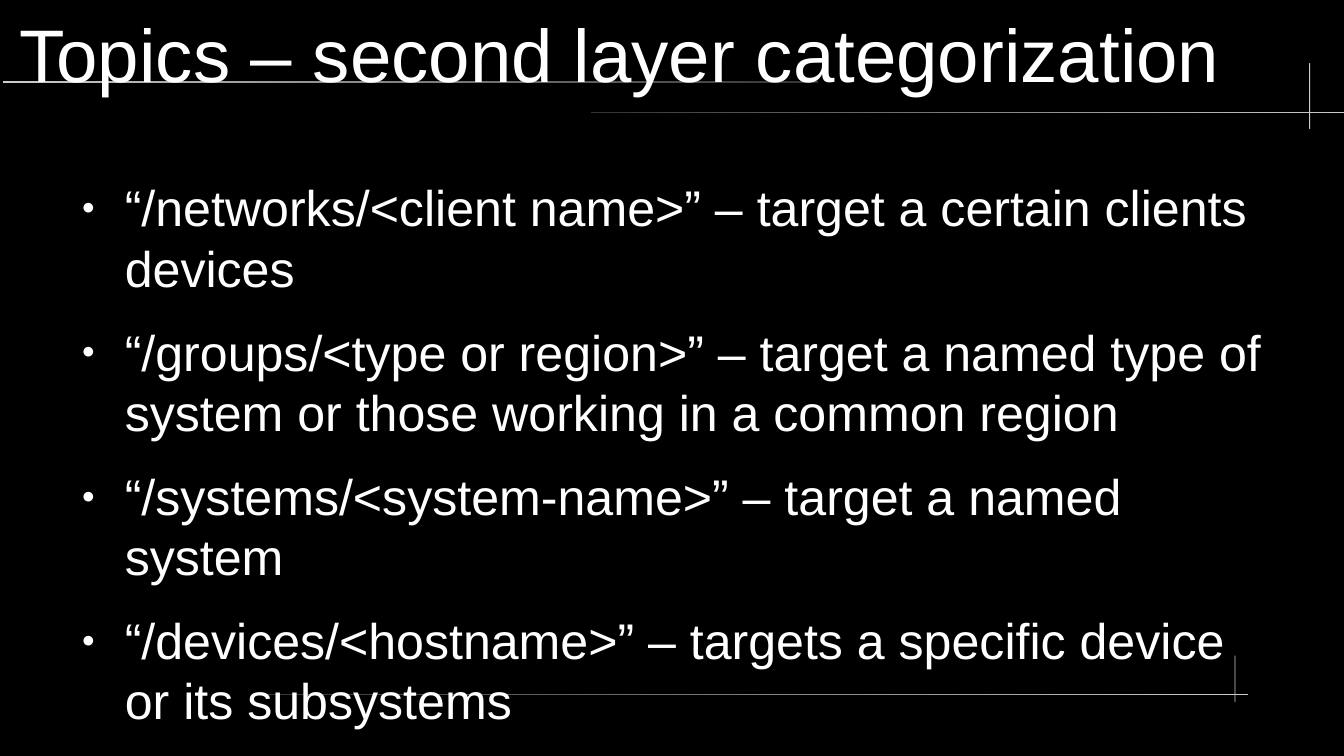
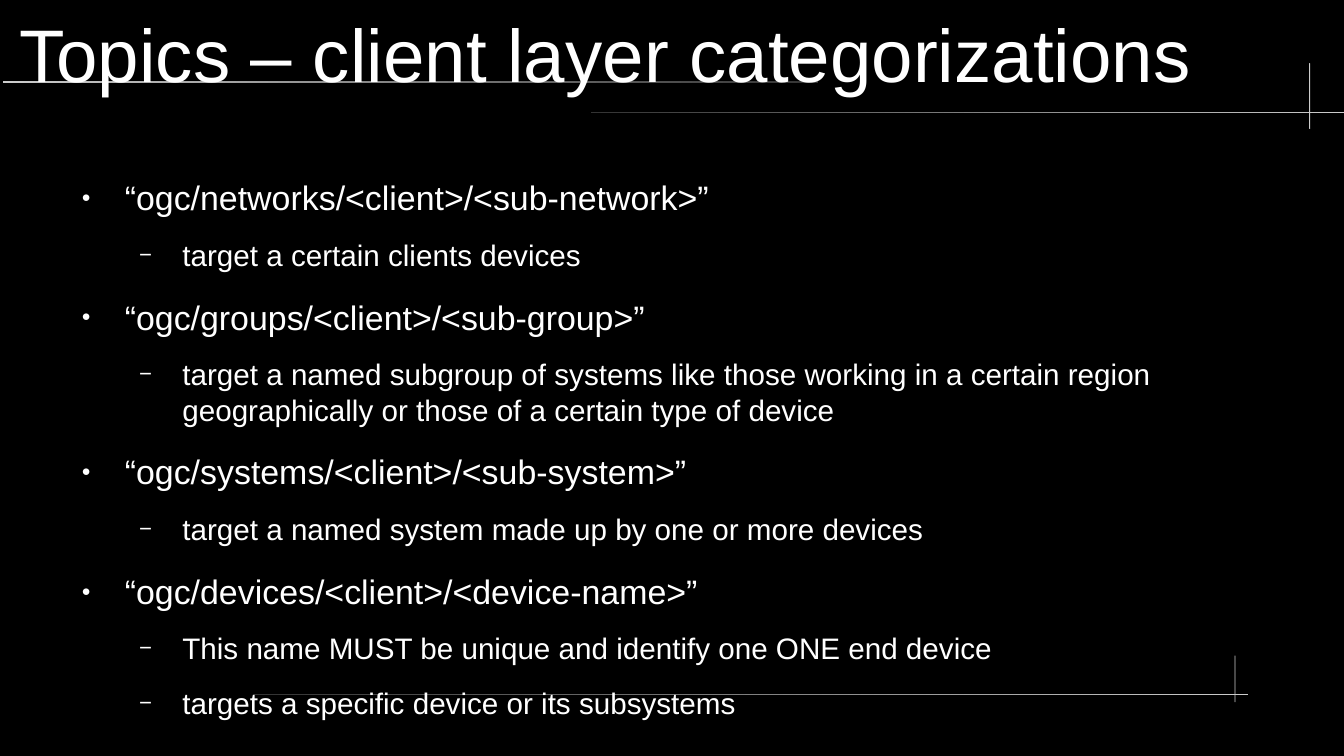
Before and after one commit to kz5ee/mqtt-host-client, a slide deck: slide 6 of ogc-network-mqtt.odp. Drawn at 1344x756 pixels with LibreOffice and Linux fonts; fonts in the diff are those of the drawing. Boxes give left, top, right and bottom in pixels: in the first picture for what was removed or moved away, otherwise in the second. Text is boxed around its words. In the diff, an @@ line names an element or a change of style, - is before the commit and + after.

```diff
--- a/ogc-network-mqtt.odp
+++ b/ogc-network-mqtt.odp
@@ title at (19, 28, 1190, 96): text changed @@
-Topics – second layer categorization
+Topics – client layer categorizations
@@ text at (125, 185, 1150, 720): text changed; size 29.6 to 17.5 pt @@
-● “/networks/<client name>” – target a certain clients devices
-● “/groups/<type or region>” – target a named type of system or those working in a common region
-● “/systems/<system-name>” – target a named system
-● “/devices/<hostname>” – targets a specific device or its subsystems
+● “ogc/networks/<client>/<sub-network>”
+  − target a certain clients devices
+● “ogc/groups/<client>/<sub-group>”
+  − target a named subgroup of systems like those working in a certain region geographically or those of a certain type of device
+● “ogc/systems/<client>/<sub-system>”
+  − target a named system made up by one or more devices
+● “ogc/devices/<client>/<device-name>”
+  − This name MUST be unique and identify one ONE end device
+  − targets a specific device or its subsystems
```
Also in this commit, not shown: 6 other slides changed, 3 slides added, 1 slide removed.
